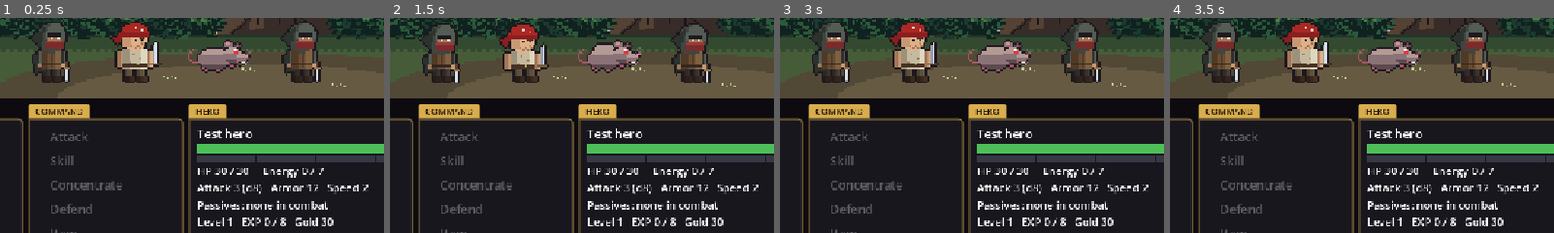
Above: before the commit, frames 1-4 (left to right).
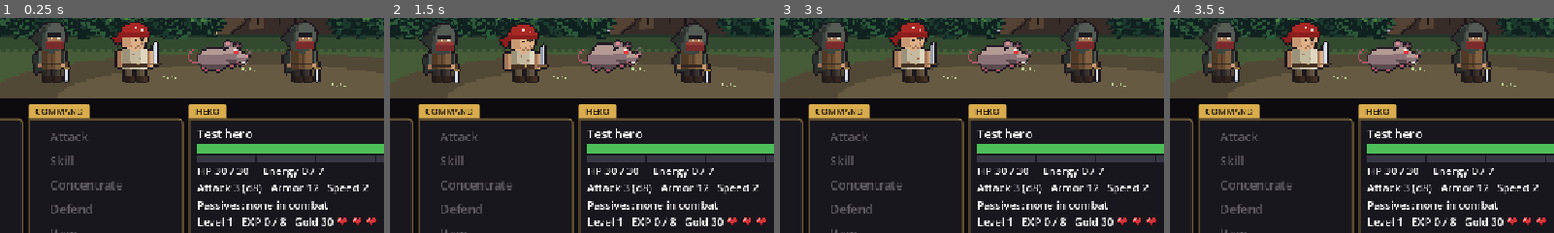
Above: after the commit, the same moments.

Repository: khasmn/project-k
Game: Godot game, scene res://scenes/combat/combat.tscn
Same seed, same stepped clock (60 frames per second), same inputs: the game is played once before the commit and once after it. This scene is started directly instead of the project's main scene.
Inputs (mouse positions are % of the whole screen's width and height, from its top left):
- Up to frame 1 (0.25 s): no input
- Up to frame 2 (1.5 s): click (25, 52) at 0.52 s; click (36, 52) at 1.27 s
- Up to frame 3 (3 s): click (46, 52) at 2.02 s; click (57, 52) at 2.77 s
- Up to frame 4 (3.5 s): no input
The pictures show only the part of the screen within x 18-68%, y 44-94%; the shares and areas given below are measured in that part.

The runs differ from the first frame. In frame 1, 0.2% of the frame differs, in the area x 87-98%, y 92-97%; in frame 2, 0.2%; in frame 3, 0.2%; in frame 4, 0.2%.

Commit message:
Add 3 lives
Co-Authored-By: Claude Opus 5.5 <noreply@anthropic.com>

Diff:
--- a/scripts/combat/combat_screen.gd
+++ b/scripts/combat/combat_screen.gd
@@ -24,6 +24,7 @@
 var hero: Combatant
 var pet: Combatant  # the Farm companion fighting next to the hero, or null
 var pet_bar: ProgressBar = ProgressBar.new()
+var hearts: HBoxContainer = HBoxContainer.new()  # lives left, next to Level in the HERO box
 var enemies: Array[Combatant] = []
 var target: Combatant  # the monster the hero attacks; click a card to change it
 var fight_over: bool = false  # true after a win or a flee, so Continue only works once
@@ -61,6 +62,17 @@
 	add_child(fx)  # last child: effects draw above everything
 	%Log.get_v_scroll_bar().modulate.a = 0  # floating log: no visible scrollbar, the mouse wheel still scrolls
 	%MeditateButton.pressed.connect(_on_meditate)
+	var level_row: HBoxContainer = HBoxContainer.new()
+	%Level.add_sibling(level_row)
+	%Level.reparent(level_row)
+	level_row.add_child(hearts)
+	for i in Run.LIVES:
+		var heart: TextureRect = TextureRect.new()
+		heart.texture = preload("res://assets/sprites/ui/heart.png")
+		heart.custom_minimum_size = Vector2(18, 16)  # 9x8 art shown 2x
+		heart.expand_mode = TextureRect.EXPAND_IGNORE_SIZE
+		heart.size_flags_vertical = Control.SIZE_SHRINK_CENTER
+		hearts.add_child(heart)
 	for button in %Buttons.get_children():
 		UI.add_cursor(button)
 	if Run.hero == null:
@@ -462,10 +474,21 @@
 		_hero_turn()
 
 
+## 3 lives: the 1st and 2nd death send you to town (half your gold lost, the chapter restarts); the 3rd ends the run.
 func _defeat() -> void:
-	_log("[color=%s][b]Defeated![/b][/color] Run over %s." % [ENEMY_COLOR,
-		"at the boss fight" if Run.is_boss() else "in room %d of %d" % [Run.room, Run.ROOMS]])
-	%TurnLabel.text = "Defeated! Your run is over."
+	var where: String = "at the boss fight" if Run.is_boss() else "in room %d of %d" % [Run.room, Run.ROOMS]
+	if Run.lives > 1:
+		var lost: int = Run.lose_life()
+		_log("[color=%s][b]Defeated %s![/b][/color] You lost a life: %d left. You lost %d gold and wake up in town, healed." % [
+			ENEMY_COLOR, where, Run.lives, lost])
+		%TurnLabel.text = "You lost a life! %d left." % Run.lives
+		_update_labels()
+		_add_choice("Back to town", get_tree().change_scene_to_file.bind(TOWN_SCENE))
+		return
+	Run.lives = 0
+	_log("[color=%s][b]Defeated %s![/b][/color] No lives left. Your run is over." % [ENEMY_COLOR, where])
+	%TurnLabel.text = "No lives left. Your run is over."
+	_update_labels()
 	_add_choice("New hero", _new_hero)
 
 
@@ -660,6 +683,9 @@
 		", ".join(passives) if passives else "none in combat"]
 	%Level.text = "Level %d   EXP %d / %d   Gold %d" % [Run.level, Run.experience, Run.exp_needed(), Run.gold]
 	%ExpBar.max_value = Run.exp_needed()
+	hearts.tooltip_text = "Lives left: %d of %d" % [Run.lives, Run.LIVES]
+	for i in hearts.get_child_count():
+		hearts.get_child(i).modulate = Color(1, 1, 1) if i < Run.lives else Color(0.25, 0.25, 0.25)  # lost lives go dark
 	%ExpBar.value = Run.experience
 
 	if pet:
--- a/scripts/core/run.gd
+++ b/scripts/core/run.gd
@@ -14,6 +14,7 @@
 const TRAIN_POINTS: int = 1
 const START_ITEMS: Dictionary = {"healing_potion": 2}
 const START_GOLD: int = 30  # enough for a first piece of gear in the town Shop
+const LIVES: int = 3
 
 static var hero: Combatant
 static var hero_title: String = ""
@@ -25,6 +26,7 @@
 static var experience: int = 0
 static var points: int = 0  # unspent stat points
 static var gold: int = 0
+static var lives: int = LIVES  # left; dying on the last one ends the run
 static var items: Dictionary = {}  # item id -> how many, see data/items.json
 static var bag: Array[Dictionary] = []  # gear pieces you carry but don't wear (see Gear.piece)
 static var gear: Dictionary = {}  # slot (helmet, armor, weapon, offhand, jewelry1, jewelry2) -> piece you wear
@@ -61,6 +63,7 @@
 	experience = 0
 	points = 0
 	gold = START_GOLD
+	lives = LIVES
 	items = START_ITEMS.duplicate()
 	bag = []
 	gear = {}
@@ -77,6 +80,18 @@
 	room = 1
 	room_type = ""
 	room_note = ""
+
+
+## A death that isn't the last: lose a life and half your gold, heal to full, restart the chapter.
+## Level, gear, items, materials and animals are kept. Returns the gold lost.
+static func lose_life() -> int:
+	lives -= 1
+	var lost: int = gold / 2
+	gold -= lost
+	hero.hp = hero.max_hp
+	hero.statuses.clear()
+	restart_chapter()
+	return lost
 
 
 static func is_boss() -> bool:
--- a/tests/play.gd
+++ b/tests/play.gd
@@ -89,8 +89,8 @@
 			print(">> can't '%s' here (fight: t1-t4, attack, skill, meditate, defend, item, 1; path: 1/2/3, character, +stat/-stat, confirm, close, leave)" % action)
 		elif button.disabled or not button.is_visible_in_tree():  # a player can't click a hidden button (e.g. Attack while Items is open)
 			print(">> can't %s right now" % action)
-		elif button.text == "New hero":
-			print(">> click New hero (goes back to character creation; the play tool stops here)")
+		elif button.text in ["New hero", "Back to town"]:
+			print(">> click %s (leaves the fights; the play tool stops here)" % button.text)
 			break
 		else:
 			print(">> click %s" % _button_name(action, button))
--- a/tests/test_farm.gd
+++ b/tests/test_farm.gd
@@ -60,10 +60,10 @@
 	var raven: Dictionary = Farm.hatch()[0]
 	_check(Run.eggs.is_empty() and raven.kind == "raven" and Run.companion == 0, "the egg hatches and the chick comes along")
 	Run.gold = 0
-	Dice.forced_rolls = [20, 1, 3]  # hit, damage 1, steals 3 x power 1
 	pet = Farm.companion()
 	foe = Combatant.new(Run.data("enemies").giant_rat)
 	foe.hp = 99
+	Dice.forced_rolls = [20, 1, 1, 3]  # a crit (damage rolled twice), then steals 3 x power 1
 	pet.use_skill(pet.skills[0], [foe], [Run.hero])
 	_check(Run.gold == 3, "Snatch steals d3 x power gold on a hit")
 	Run.eggs = ["owl"]
--- a/tests/test_run.gd
+++ b/tests/test_run.gd
@@ -118,6 +118,20 @@
 			if result == Run.ROOMS + 2:
 				wins += 1
 		report.append("%s %d%% (died in room 1-8, boss: %s)" % [class_id, 100 * wins / RUNS, reached.slice(0, Run.ROOMS + 1)])
+
+	# 3 lives: a death costs a life and half the gold, heals, restarts the chapter, keeps level and gear.
+	var hero_draft: CharacterDraft = CharacterDraft.new()
+	hero_draft.class_id = "warrior"
+	Run.start(hero_draft)
+	Gear.buy("bandit_hood")
+	Run.level = 4
+	Run.gold = 51
+	Run.room = 6
+	Run.hero.hp = 0
+	_check(Run.lose_life() == 25 and Run.gold == 26 and Run.lives == 2, "a death costs a life and half the gold")
+	_check(Run.room == 1 and Run.hero.hp == Run.hero.max_hp and Run.level == 4 and Run.bag.size() == 1, "restart at room 1, healed, keeping level and gear")
+	Run.start(hero_draft)
+	_check(Run.lives == Run.LIVES, "a new hero has 3 lives")
 
 	if failed:
 		quit(1)
Binary file added: assets/sprites/ui/heart.png
Not shown, added: assets/sprites/ui/heart.png.import
Not shown, changed: docs/memory/decisions.md
Not shown, changed: docs/memory/design.md
Not shown, changed: docs/memory/progress.md
